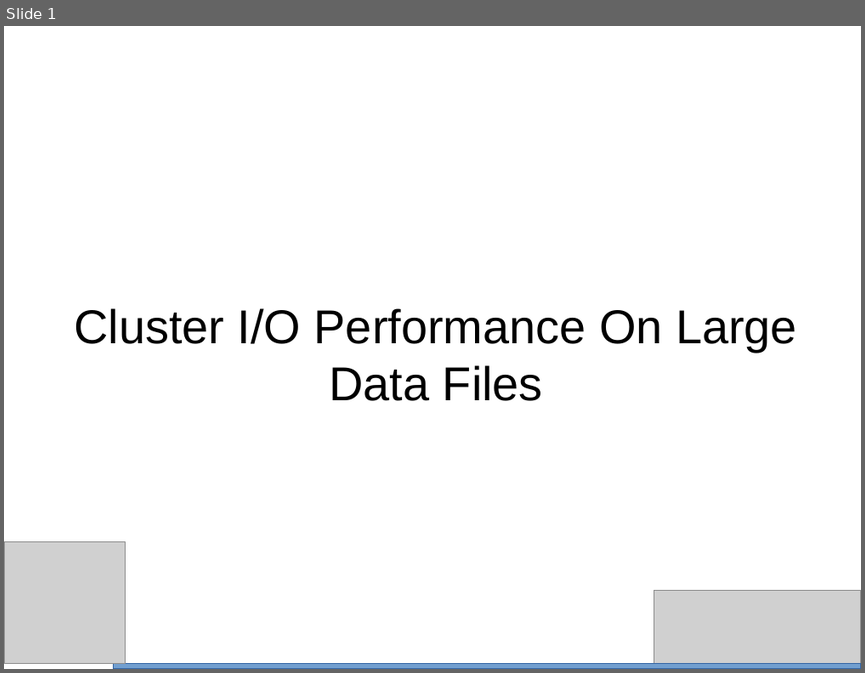
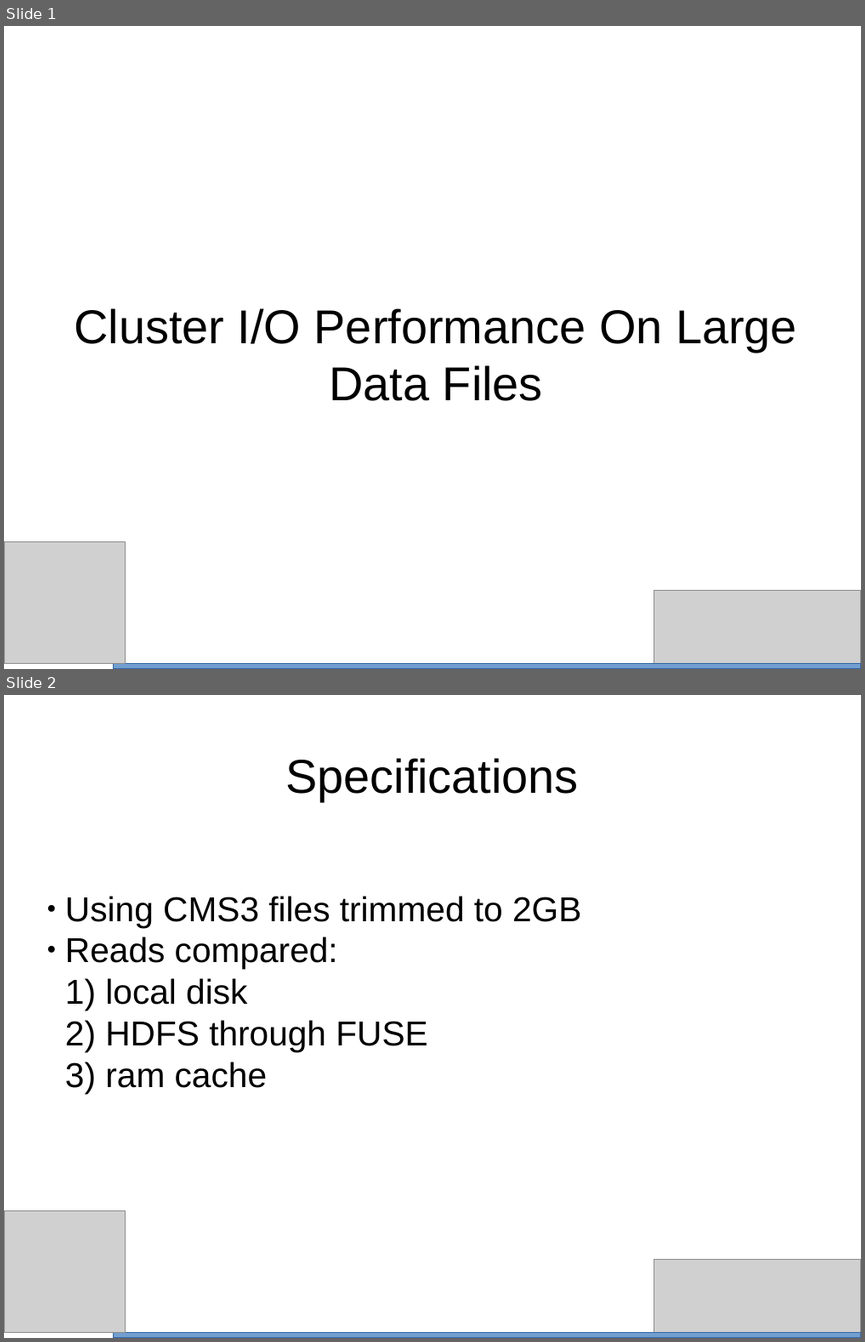
Before and after one commit to bth5032/CMS, a slide deck: Summer_2015/IOHeavyCI/Results/Powerpoint/performance.odp. Shown one above the other, each under a label of ours: slide 1 before the commit, slides 1 and 2 after it. The pictures are 865x673 and 865x1342 pixels, drawn with LibreOffice and Linux fonts; fonts in the diff are those of the drawing; grey boxes stand for pictures. Boxes give left, top, right and bottom in pixels: in the first picture for what was removed or moved away, otherwise in the second. Text is boxed around its words. In the diff, an @@ line names an element or a change of style, - is before the commit and + after.

```diff
--- a/Summer_2015/IOHeavyCI/Results/Powerpoint/performance.odp
+++ b/Summer_2015/IOHeavyCI/Results/Powerpoint/performance.odp
@@ slide 2 added at <box>4,695,861,1338</box>, background #FFFFFF @@
@@ title added at <box>285,758,579,801</box>, 44 pt, text #000000 @@
+Specifications
@@ subtitle added at <box>65,896,581,1088</box>, 32 pt, text #000000 @@
+● Using CMS3 files trimmed to 2GB
+● Reads compared:
+  1) local disk
+  2) HDFS through FUSE
+  3) ram cache
@@ picture added at <box>4,1211,126,1333</box> @@
@@ picture added at <box>653,1259,861,1338</box> @@
@@ rectangle added at <box>113,1333,861,1338</box>, fill #729FCF, outline #3465A4 0 pt @@
```
Also in this commit, not shown: 1 slide changed, 9 other slides added, 1 other file.
